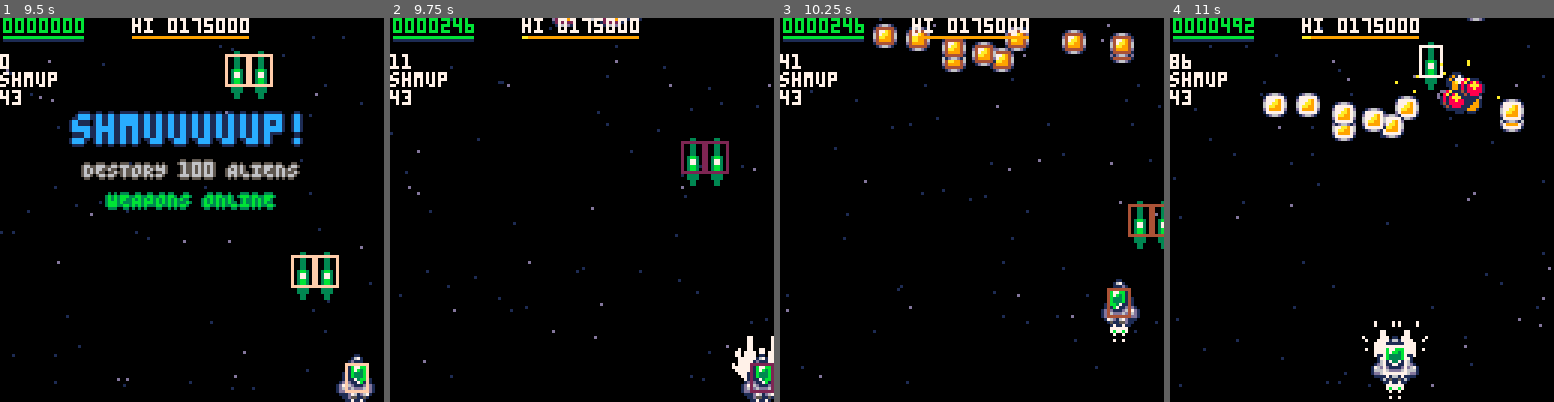
Above: before the commit, frames 1-4 (left to right).
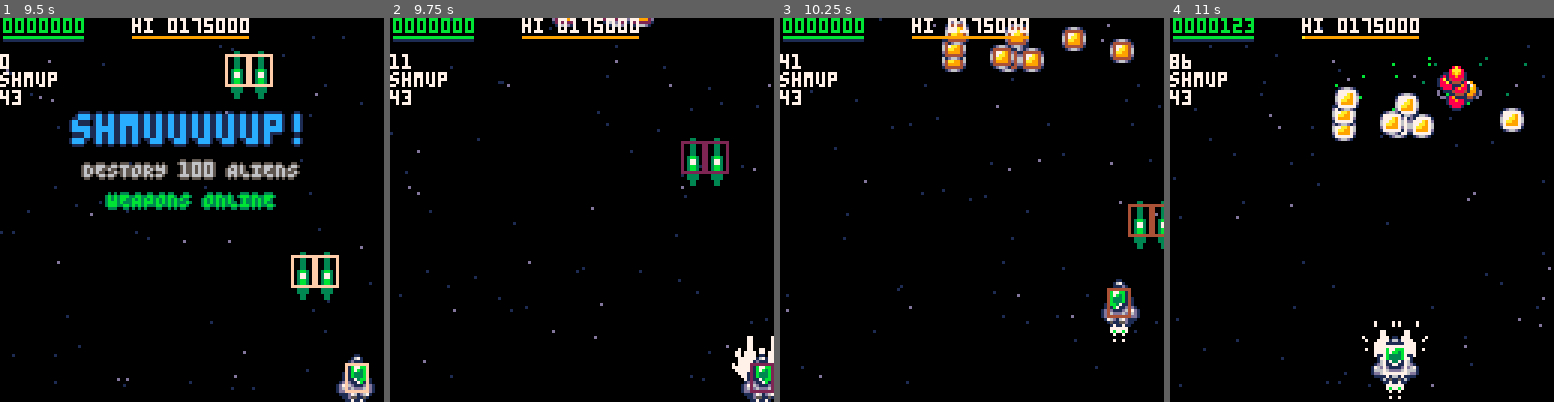
Above: after the commit, the same moments.

Repository: wimpysworld/antsy-alien-attack-pico
Game: PICO-8 cartridge main.p8
The game is run twice, just before and just after one commit, with the same random seed, the same clock (stepped at 60 frames per second) and the same inputs.
Inputs:
- Up to frame 1 (9.5 s): tap X (X key) at 0.33, 1.07, 1.85, 2.97, 4.08, 5.2, 6.32, 7.43, 8.55 s; tap O (Z key) at 0.7, 1.7, 2.1, 2.5, 2.9, 3.3, 3.7, 4.1, 4.5, 4.9, 5.3, 5.7, 6.1, 6.5, 6.9, 7.3, 7.7, 8.1, 8.5, 8.9, 9.3 s; hold Right 1.6-2.1 s; hold Up 2.15-2.42 s; hold Right 2.47-3.03 s; hold Left 3.08-3.58 s; hold Down 3.63-3.97 s; hold Right 4.02-4.68 s; hold Up 4.73-5.03 s; hold Left 5.08-5.68 s; hold Down 5.73-6.03 s; hold Right 6.08-6.58 s; hold Right 6.63-7.13 s; hold Up 7.18-7.45 s; hold Right 7.5-8.07 s; hold Left 8.12-8.62 s; hold Down 8.67-9 s; hold Right from 9.05 s (still down)
- Up to frame 2 (9.75 s): tap X (X key) at 9.67 s; tap O (Z key) at 9.7 s; release Right at 9.72 s
- Up to frame 3 (10.25 s): hold Up 9.77-10.07 s; tap O (Z key) at 10.1 s; hold Left from 10.12 s (still down)
- Up to frame 4 (11 s): tap O (Z key) at 10.5, 10.9 s; release Left at 10.72 s; hold Down from 10.77 s (still down); tap X (X key) at 10.78 s

Frame 1 is identical in both runs. In frame 2, 0.3% of the frame differs, in the area x 13-69%, y 0-6%; in frame 3, 2.8%; in frame 4, 4.3%, in the area x 13-93%, y 0-32%.

Commit message:
wip: up default alien HP for testing

Diff:
--- a/main.p8
+++ b/main.p8
@@ -1267,7 +1267,7 @@
 
  al=aliens[#aliens]
  al.breed=breed
- al.hp=20
+ al.hp=40
  al.debris_size=1
  al.explosion_size=1
  al.sprite=sprite_create({66},1,1)
